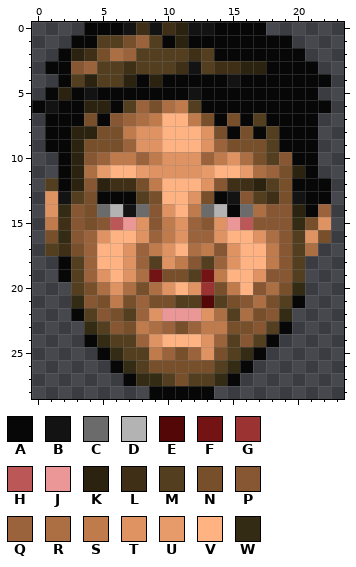
File history of a pixel-art sprite, graphics/stfst11.png. The picture above was drawn from the file before the commit.
The file is 24x29 pixels.
Palette (. is transparent): A #070707  B #131313  C #6b6b6b  D #b3b3b3  E #530707  F #731313  G #9b3333  H #bb5757  J #eb9797  K #2b230f  L #3f2f17  M #533f1f  N #774f2b  P #875733  Q #9b633b  R #ab6f43  S #bf7b4b  T #df9363  U #e79b6b  V #ffb383  W #332b13
Pixels before, first column x 0:
 0 ....AAABLBLKBBAAAA.....
 1 ...AAMMNQMAKAAAAAAAA...
 2 ..AKLNRQMMMMLMAAAAAAA..
 3 .AAPQMMLMMMLBMLLKKAAAA.
 4 ..AMKMMKAKAAAAABAAAAAAA
 5 .AKABAAAAAAABAAAAAAAAA.
 6 ABAAKKAMQNRSMAAAAAAAAAA
 7 .AAANAPQRSVVSNANAMAAAA.
 8 .AAKKNNSTTVVVTNANAMAAA.
 9 .AAKNNNQTTVVVTQNNNMAAA.
10 ..AKPQSSQSTTTQSTRNMPAA.
11 ..AKRUVVUTTTTUVVURQNKA.
12 .MAKPKLLNSVVVTPLLKMNAAA
13 .TBMNAAAMNVVTNABPMLNBAA
14 .TWPNCDBCPTVSCDACRPPKAQ
15 .SLPNPHJTPSTQPTJHPPPWNT
16 .NWPQTVVTQSTQQTVVTRPMTN
17 .MLNQVVTQSTVRSPTVVSPMR.
18 ..AMQVVTQMTSPMQTVVSPM..
19 ..AMQTVTRFNNMFSVVTPPM..
20 ...MNRTRNRTVTGNSVPRNW..
21 ...WPNSNQNNMMEMNPRNMA..
22 ...AMPNMQTJJJTRMRNPW...
23 ....WMPNSRQNQSSNNPMA...
24 ....AWMMQTVVVTQMPMA....
25 .....AWMMSQNQTNMWA.....
26 ......AWMNNNNNMWA......
27 .......AWWMNMMWA.......
28 .........AAAAA.........
The result:
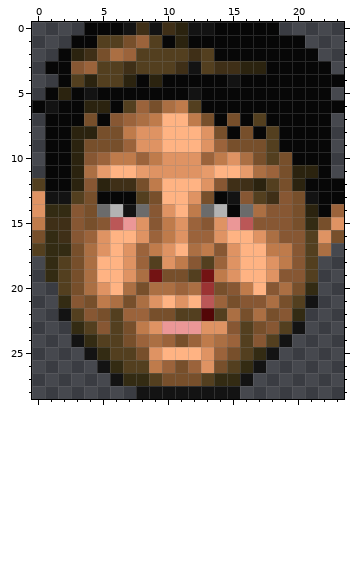
Difference:
Changed rows in their new state; - is an unchanged pixel.
first column x 0:
 0 ------------------A-----
 1 --------------------A---
 2 ---------------------A--
 3 ----------------------A-
 4 -----------------------A
 5 ----------------------A-
 6 -----------------------A
 7 ----------------------A-
 8 ----------------------A-
 9 ----------------------A-
10 -A-----------------N--A-
11 -A-------------------KA-
12 MA------------------K--A
13 TB-----------------PNB-A
14 TW------------------NKAQ
15 SL------------------NWNT
16 NWL-----------------PMTN
17 MWW-RT-------------SPMR-
18 -WMNR-------------TSPM--
19 -WMNRV---------T-VT-PM--
20 --MNRTV---RQR--PSVPRNW--
21 --WPNSR-RTVTVHQ--PRNMB--
22 --BMPNMQ-NNMMEMRNRNPW---
23 ---WMPM--TJJJTTPMNPMB---
24 ---BWM-N-RQNQSRQMPMB----
25 ----BWM-NTVVV-QNMWB-----
26 -----BWM-SQ-QTNMWB------
27 ------BW-MN-N--WB-------
28 --------BBBBBBBB--------
Pixel boxes of the changes (left, top, right, bottom) in both pictures:
changed: (32, 22, 344, 399)
